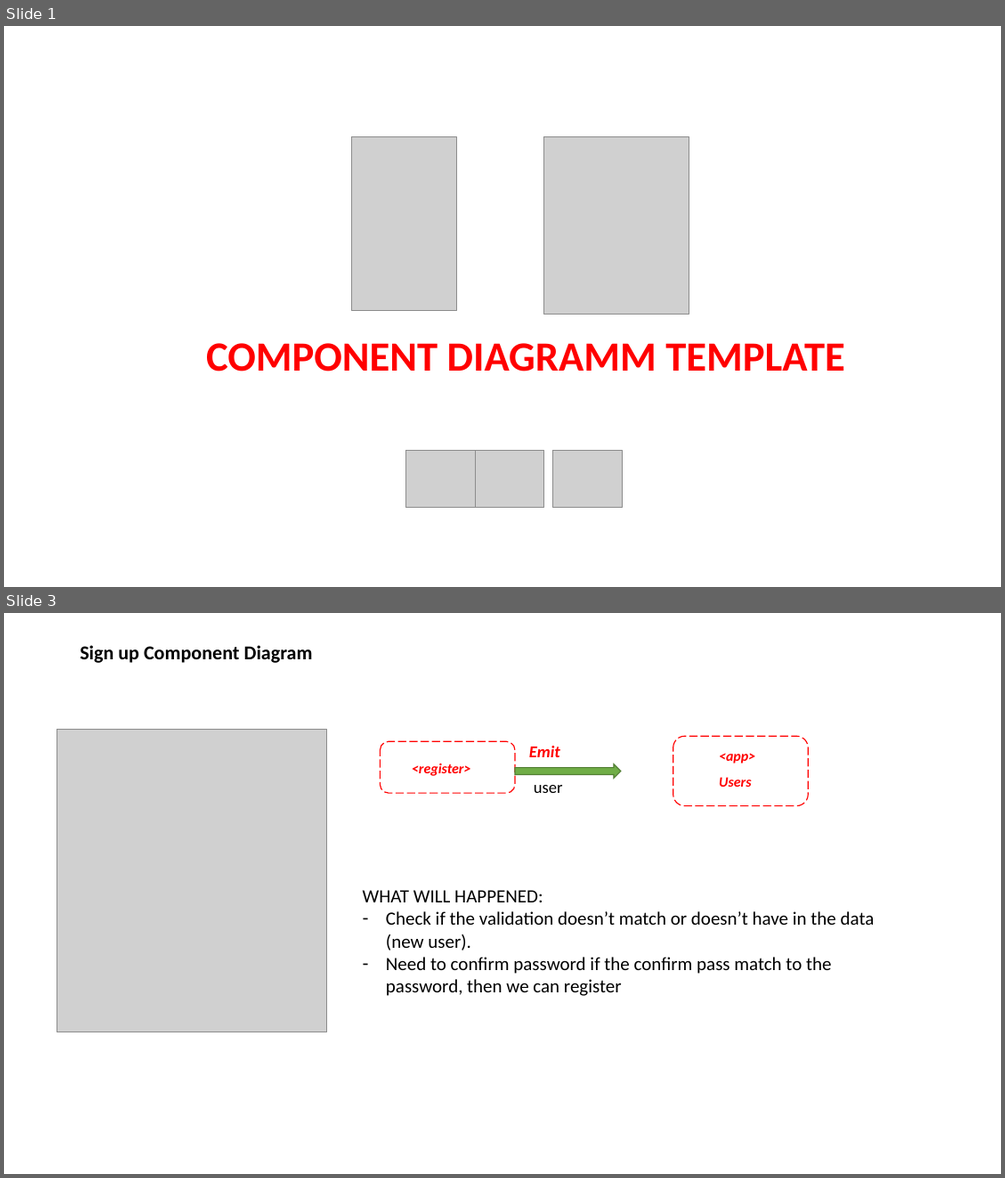
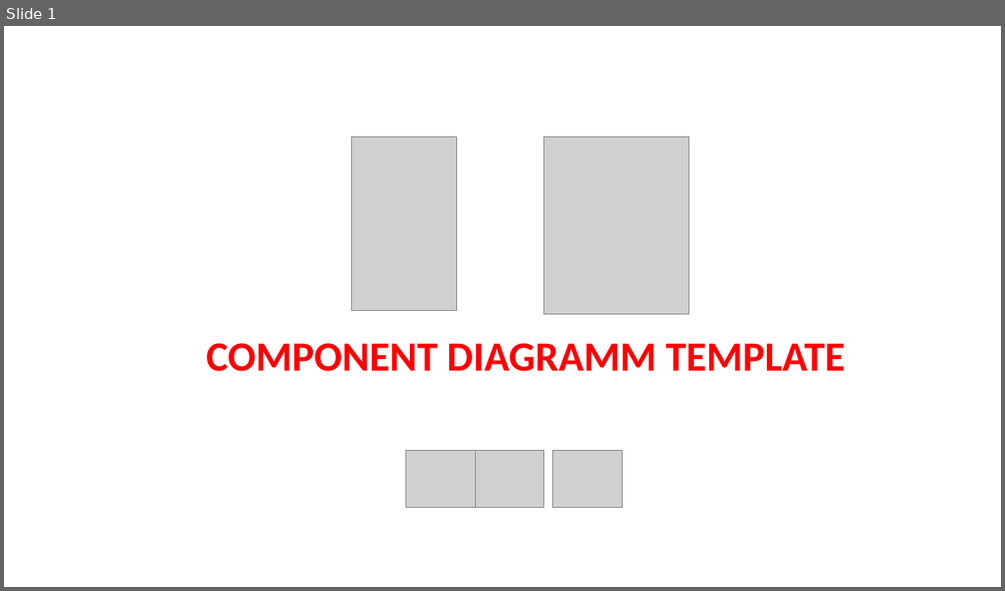
Before and after one commit to pnc-virtual-company/2021-G7-V2-PART1, a slide deck: docs/CD Menu.pptx. Shown one above the other, each under a label of ours: slides 1 and 3 before the commit, slide 1 after it; the slides between them are not shown. The pictures are 1005x1178 and 1005x591 pixels, drawn with LibreOffice and Linux fonts; fonts in the diff are those of the drawing; grey boxes stand for pictures. Boxes give left, top, right and bottom in pixels: in the first picture for what was removed or moved away, otherwise in the second. Text is boxed around its words. In the diff, an @@ line names an element or a change of style, - is before the commit and + after.

Commit message:
#13 CD Menu, #7 CD SignInSignUp

```diff
--- a/docs/CD Menu.pptx
+++ b/docs/CD Menu.pptx
@@ slide 3 removed at (4,613,1001,1174), background #FFFFFF @@
@@ text removed at (80,645,313,663) @@
-Sign up Component Diagram
@@ picture removed at (57,729,326,1032) @@
@@ rounded rectangle removed at (380,742,515,793) @@
@@ text removed at (529,746,560,757) @@
-Emit
@@ rounded rectangle removed at (673,737,808,806) @@
@@ text removed at (412,763,471,776) @@
-<register>
@@ down arrow removed at (516,764,621,779) @@
@@ text removed at (719,753,755,763) @@
-<app>
@@ text removed at (534,785,563,793) @@
-user
@@ text removed at (719,777,751,787) @@
-Users
@@ text removed at (363,890,874,996) @@
-WHAT WILL HAPPENED:
-– Check if the validation doesn’t match or doesn’t have in the data (new user).
-– Need to confirm password if the confirm pass match to the password, then we can register
```
Also in this commit, not shown: 1 slide added, 1 other slide removed.
